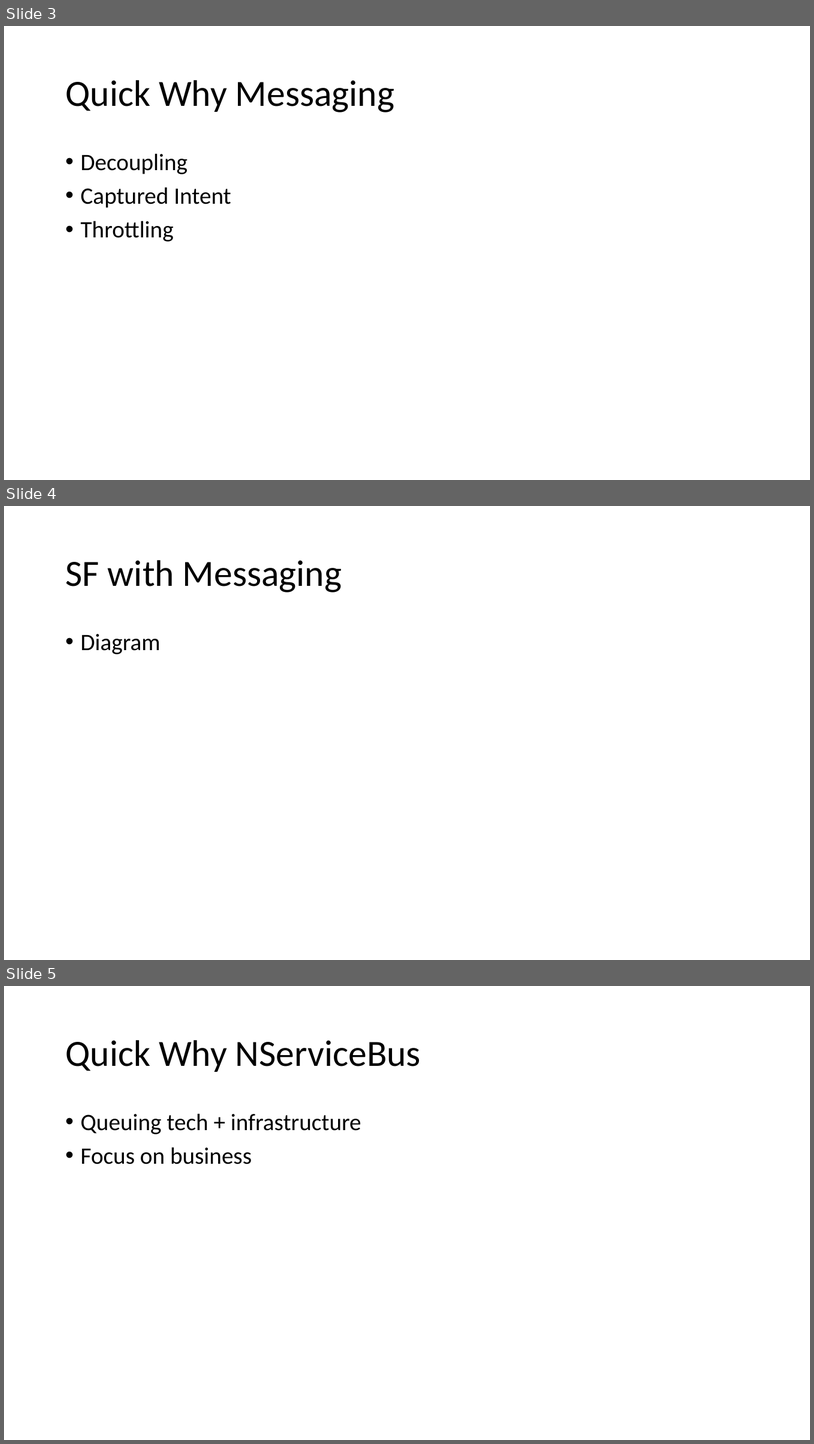
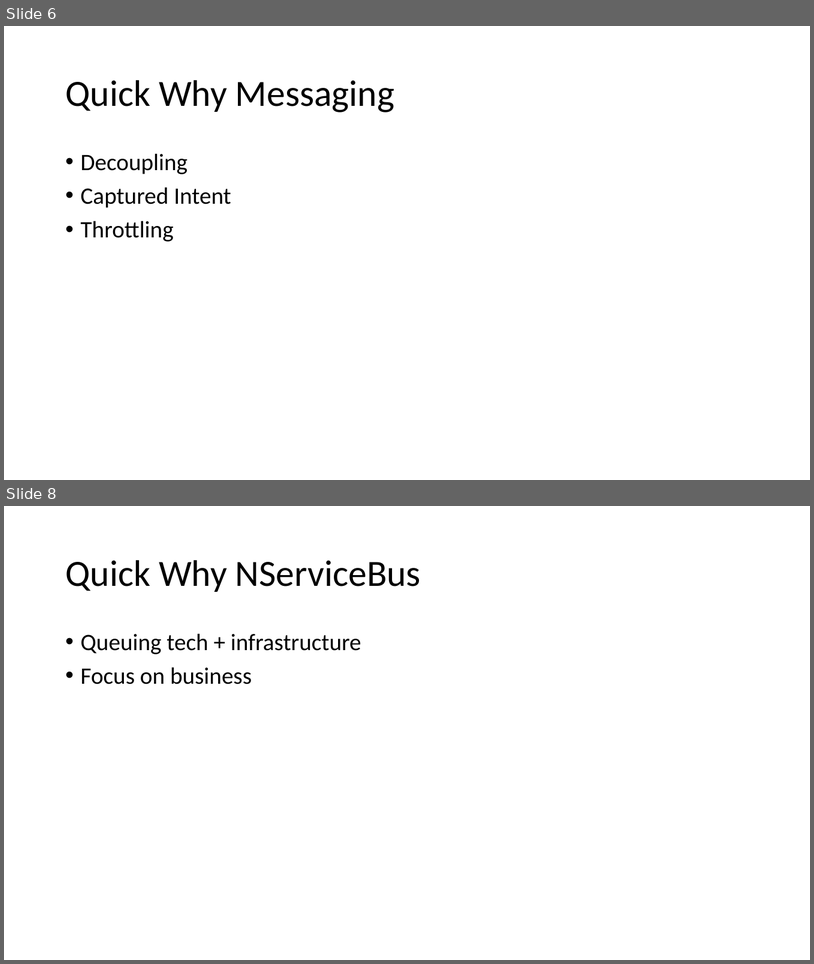
Before and after one commit to danielmarbach/service-fabric-webinar, a slide deck: Slides.pptx. Shown one above the other, each under a label of ours: slides 3, 4 and 5 before the commit, slides 6 and 8 after it; the slides between them are not shown. The pictures are 814x1444 and 814x964 pixels, drawn with LibreOffice and Linux fonts; fonts in the diff are those of the drawing. Boxes give left, top, right and bottom in pixels: in the first picture for what was removed or moved away, otherwise in the second. Text is boxed around its words. In the diff, an @@ line names an element or a change of style, - is before the commit and + after.

Commit message:
Interim diagram work

```diff
--- a/Slides.pptx
+++ b/Slides.pptx
@@ slide 4 removed at [4,506,810,960], background #FFFFFF @@
@@ title removed at [65,560,342,592] @@
-SF with Messaging
@@ text removed at [81,634,161,654] @@
-• Diagram
@@ what was slide 3 is now slide 6 @@
@@ what was slide 5 is now slide 8 @@
```
Also in this commit, not shown: 5 slides added.
